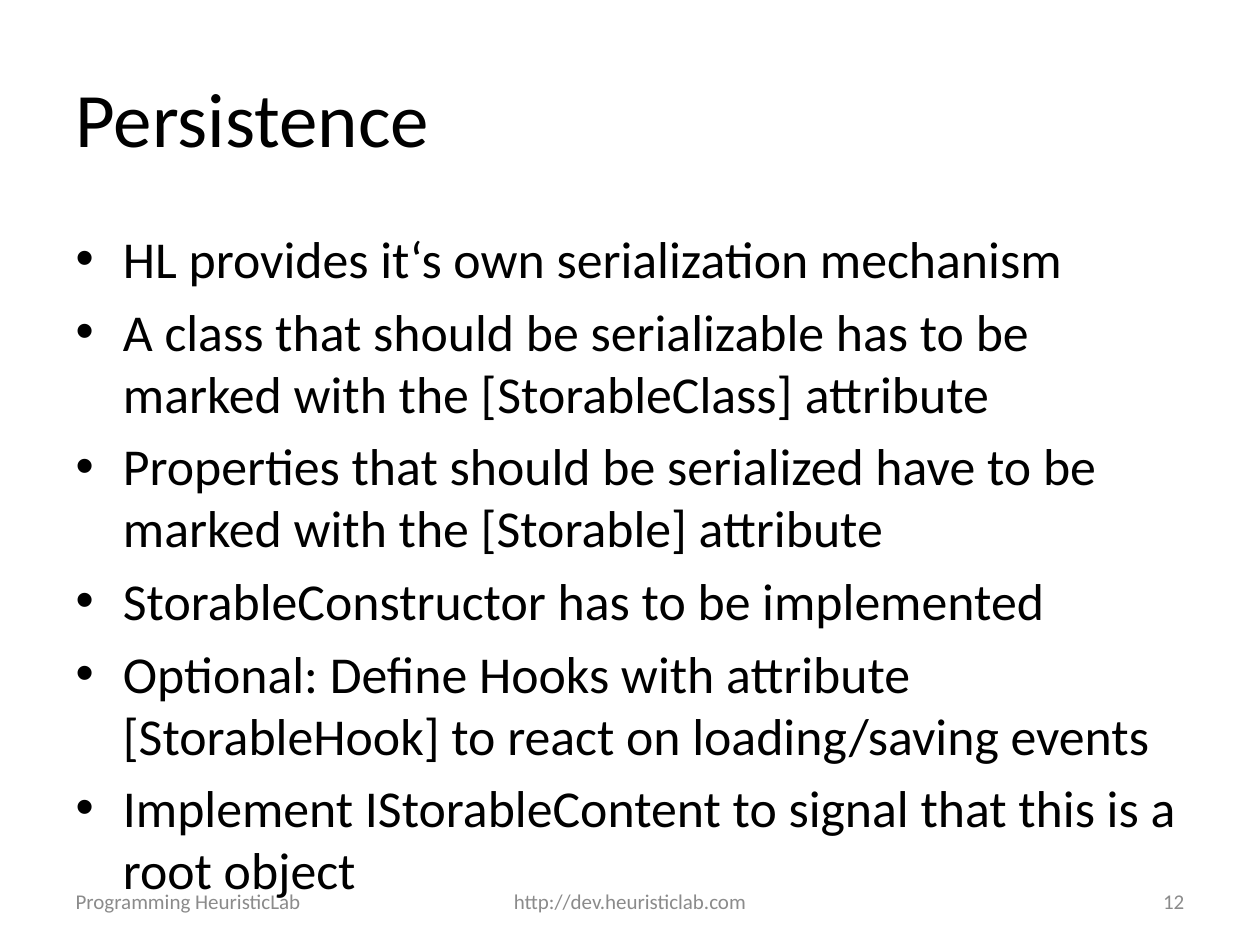
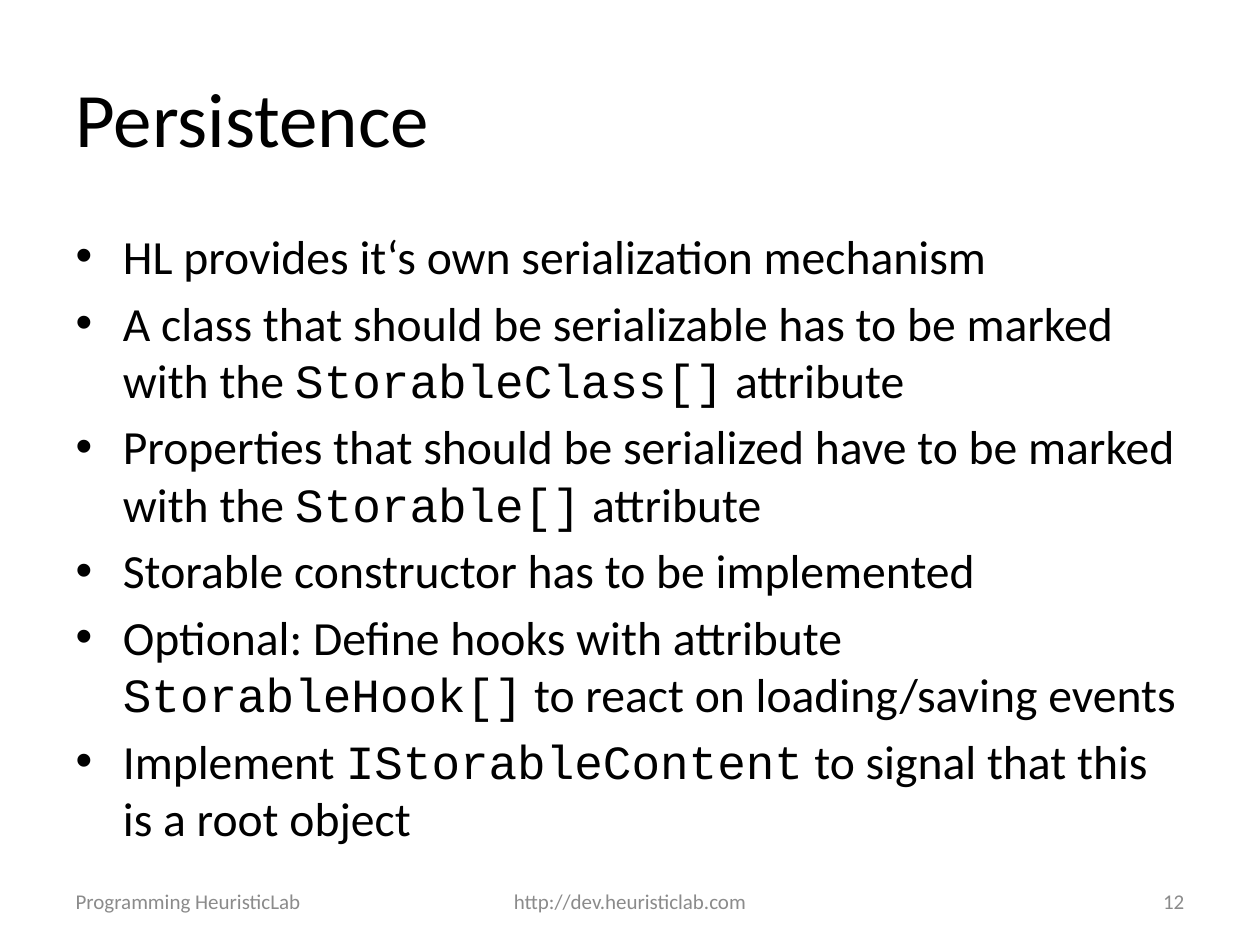
Before and after one commit to heal-research/HeuristicLab, a slide deck: slide 12 of documentation/Tutorials/Programming HeuristicLab - Basics.pptx. Drawn at 1260x945 pixels with LibreOffice and Linux fonts; fonts in the diff are those of the drawing; background and template pictures are left out. Boxes give left, top, right and bottom in pixels: in the first picture for what was removed or moved away, otherwise in the second. Text is boxed around its words. In the diff, an @@ line names an element or a change of style, - is before the commit and + after.

```diff
--- a/documentation/Tutorials/Programming HeuristicLab - Basics.pptx
+++ b/documentation/Tutorials/Programming HeuristicLab - Basics.pptx
@@ text at (x1=123, y1=240, x2=1147, y2=844): size 29.6 to 27.2 pt in "HL provides it‘s own serialization mechanism", "Implement IStorableContent to signal that this is ..."; font Calibri to Courier New in "IStorableContent" @@
@@ text at (x1=123, y1=308, x2=1175, y2=722): text changed; size 29.6 to 27.2 pt @@
-• A class that should be serializable has to be marked with the [StorableClass] attribute
-• Properties that should be serialized have to be marked with the [Storable] attribute
-• StorableConstructor has to be implemented
-• Optional: Define Hooks with attribute [StorableHook] to react on loading/saving events
+• A class that should be serializable has to be marked with the StorableClass[] attribute
+• Properties that should be serialized have to be marked with the Storable[] attribute
+• Storable constructor has to be implemented
+• Optional: Define hooks with attribute StorableHook[] to react on loading/saving events
```
Also in this commit, not shown: 15 other slides changed, 1 slide added, 3 other files.
